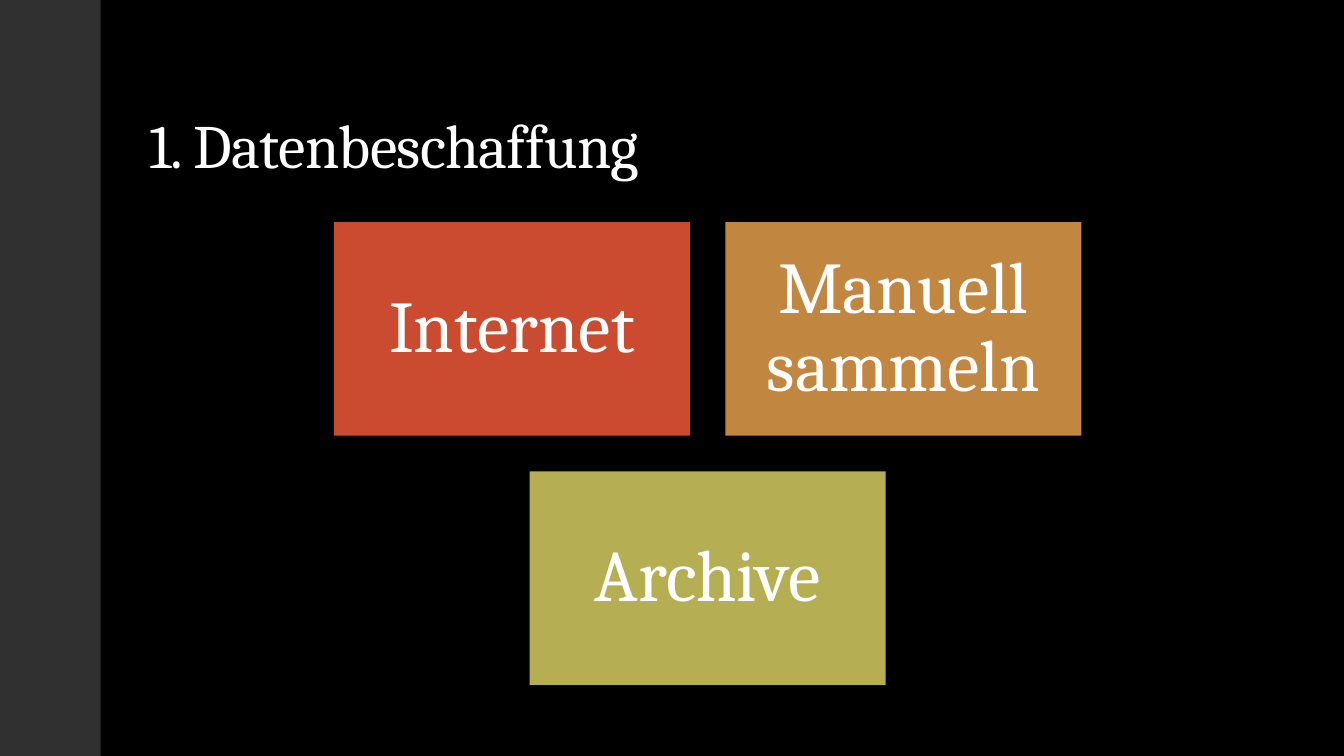
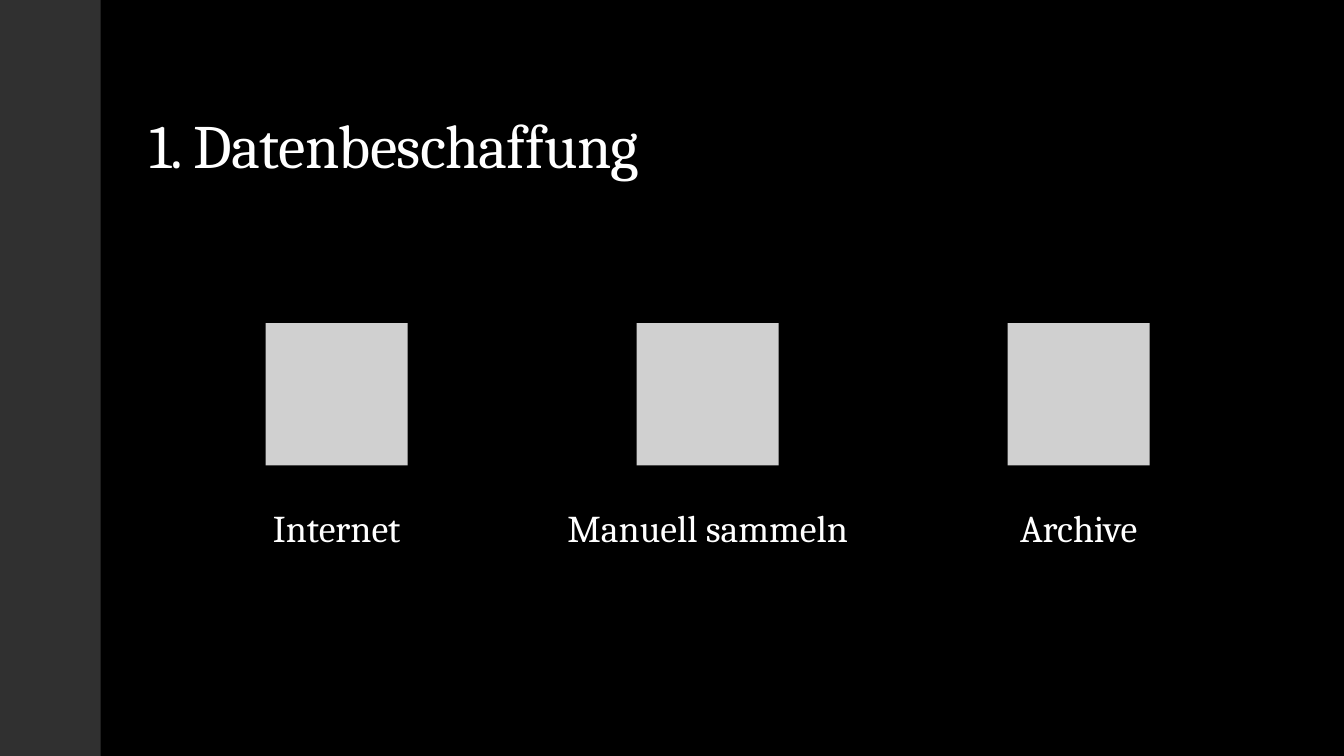
Before and after one commit to GermanPaul12/Benzinpreis-Analyse-Praaesentationskompetenz, a slide deck: slide 4 of Benzinpreis Analyse mit Python.pptx. Drawn at 1344x756 pixels with LibreOffice and Linux fonts; fonts in the diff are those of the drawing; grey boxes stand for pictures. Boxes give left, top, right and bottom in pixels: in the first picture for what was removed or moved away, otherwise in the second. Text is boxed around its words. In the diff, an @@ line names an element or a change of style, - is before the commit and + after.

```diff
--- a/Benzinpreis Analyse mit Python.pptx
+++ b/Benzinpreis Analyse mit Python.pptx
@@ rectangle removed at [334,222,690,436] @@
@@ rectangle removed at [726,222,1082,436] @@
@@ picture added at [266,324,408,466] @@
@@ picture added at [637,324,779,466] @@
@@ picture added at [1008,324,1150,466] @@
@@ rectangle removed at [530,472,886,686] @@
@@ text "Internet": place and size @@
-text "Internet" at [389,303,635,353]
+text "Internet" at [273,516,401,543]
@@ text "Manuell sammeln": place and size @@
-text "Manuell sammeln" at [767,262,1040,392]
+text "Manuell sammeln" at [567,515,848,543]
@@ size 52 to 27 pt; line spacing 0.9 to 1; less space between paragraphs; vertical alignment middle to top in 3 elements at [273,516,401,543], [567,515,848,543], [1020,515,1137,543] @@
@@ text "Archive": place and size @@
-text "Archive" at [595,550,821,602]
+text "Archive" at [1020,515,1137,543]
```
Also in this commit, not shown: 3 other slides changed, 3 other files.
